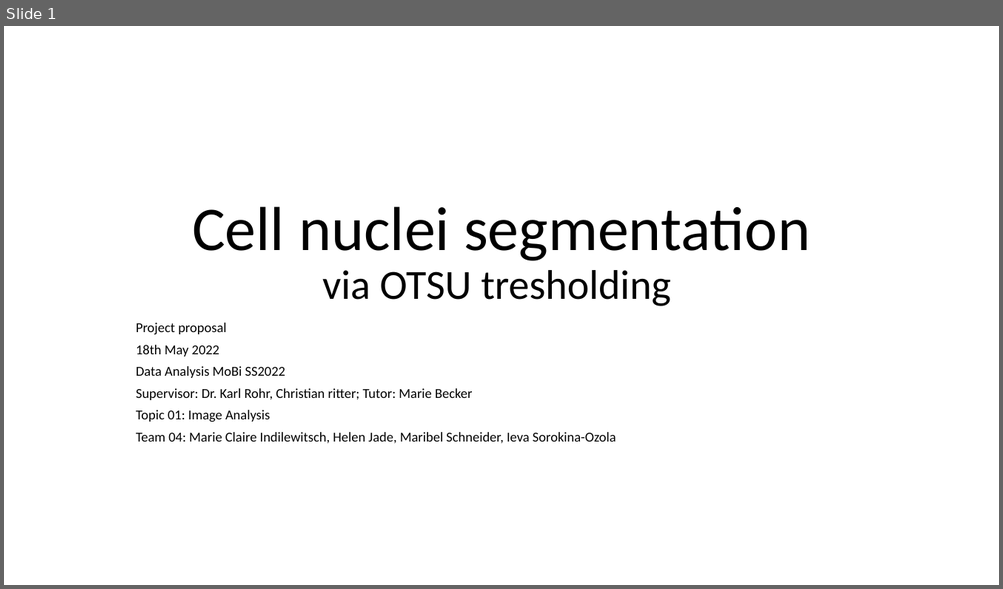
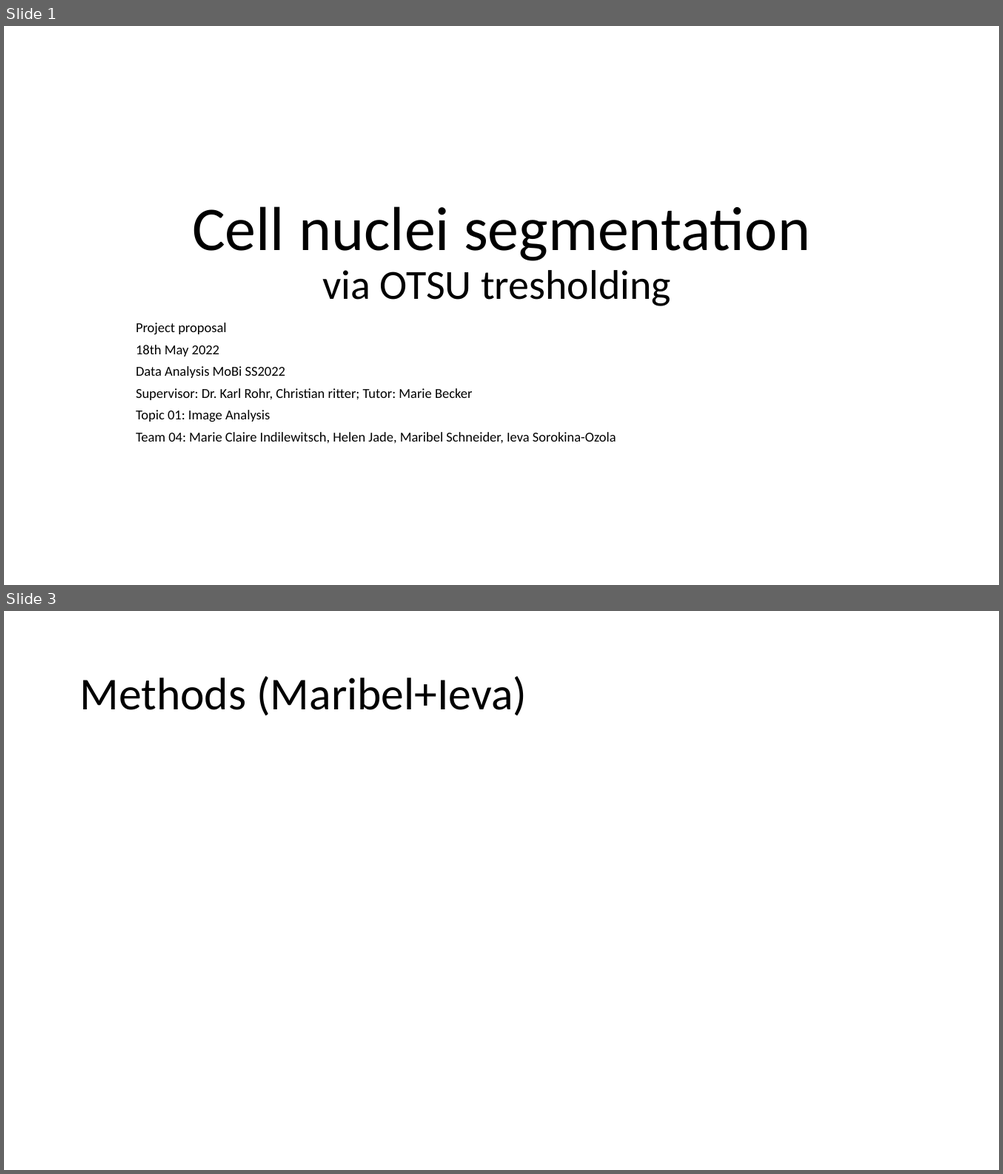
Before and after one commit to datascience-mobi-2022/2022-topic-01-team-04, a slide deck: project proposal.pptx. Shown one above the other, each under a label of ours: slide 1 before the commit, slides 1 and 3 after it; the slides between them are not shown. The pictures are 1003x589 and 1003x1174 pixels, drawn with LibreOffice and Linux fonts; fonts in the diff are those of the drawing. Boxes give left, top, right and bottom in pixels: in the first picture for what was removed or moved away, otherwise in the second. Text is boxed around its words. In the diff, an @@ line names an element or a change of style, - is before the commit and + after.

```diff
--- a/project proposal.pptx
+++ b/project proposal.pptx
@@ slide 3 added at (4,611,999,1170), background #FFFFFF @@
@@ title added at (79,676,526,716), 44 pt, text #000000 @@
+Methods (Maribel+Ieva)
```
Also in this commit, not shown: 2 other slides added.
